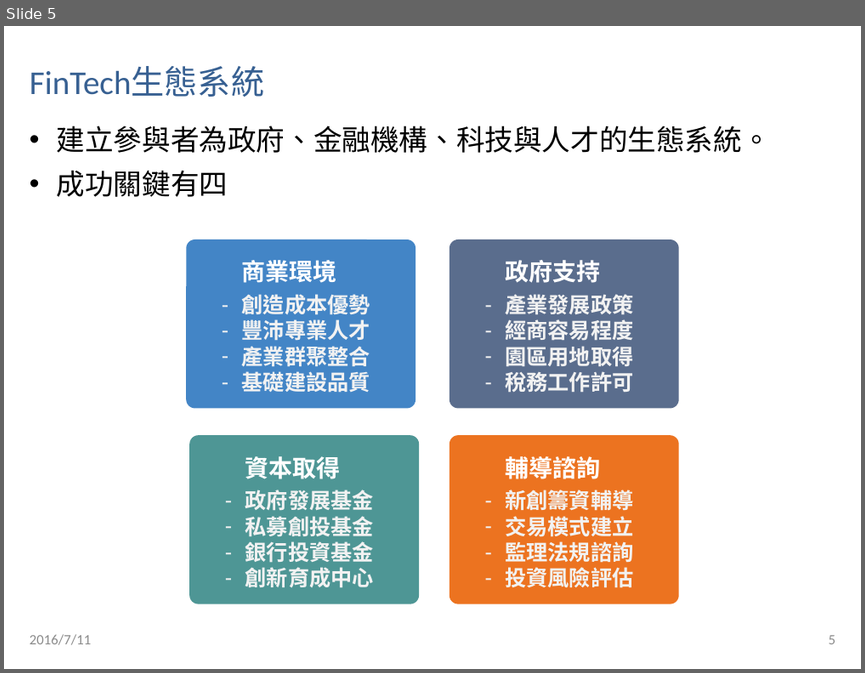
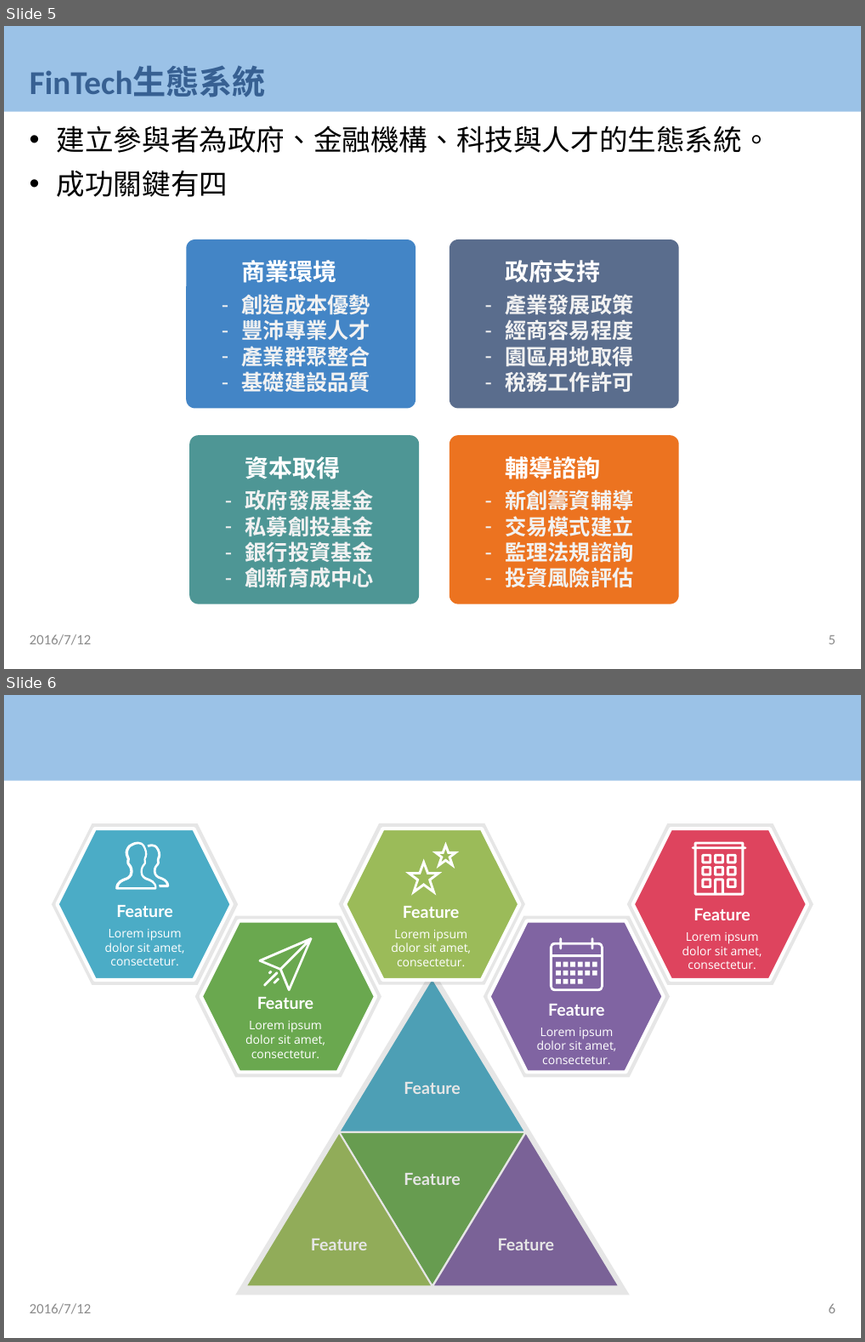
Before and after one commit to CpOuyang/custom, a slide deck: 20160712 - 金融科技白皮書(部會).pptx. Shown one above the other, each under a label of ours: slide 5 before the commit, slides 5 and 6 after it. The pictures are 865x673 and 865x1342 pixels, drawn with LibreOffice and Linux fonts; fonts in the diff are those of the drawing. Boxes give left, top, right and bottom in pixels: in the first picture for what was removed or moved away, otherwise in the second. Text is boxed around its words. In the diff, an @@ line names an element or a change of style, - is before the commit and + after.

```diff
--- a/20160712 - 金融科技白皮書(部會).pptx
+++ b/20160712 - 金融科技白皮書(部會).pptx
@@ slide 6 added at (4, 695, 861, 1338), background #FFFFFF; not listed: 1 template element that a slide beside it also shows @@
@@ hexagon added at (52, 823, 238, 985), fill #595959 at 15% opacity @@
@@ hexagon added at (57, 828, 232, 980), fill #4BACC6, outline #FFFFFF 3 pt @@
@@ freeform shape added at (115, 841, 169, 890), fill #FFFFFF @@
@@ hexagon added at (339, 823, 525, 985), fill #595959 at 15% opacity @@
@@ hexagon added at (345, 828, 520, 980), fill #9BBB59, outline #FFFFFF 3 pt @@
@@ freeform shape added at (405, 841, 458, 895), fill #FFFFFF @@
@@ hexagon added at (627, 823, 813, 985), fill #595959 at 15% opacity @@
@@ hexagon added at (633, 828, 808, 980), fill #DE445E, outline #FFFFFF 3 pt @@
@@ freeform shape added at (691, 841, 746, 895), fill #FFFFFF @@
@@ text added at (116, 905, 172, 917), 14 pt, text #FFFFFF, bold @@
+Feature
@@ hexagon added at (195, 916, 381, 1077), fill #595959 at 15% opacity @@
@@ hexagon added at (201, 920, 375, 1072), fill #6AA84F, outline #FFFFFF 3 pt @@
@@ text added at (403, 906, 459, 918), 14 pt, text #FFFFFF, bold @@
+Feature
@@ hexagon added at (483, 916, 669, 1077), fill #595959 at 15% opacity @@
@@ hexagon added at (489, 920, 664, 1072), fill #8064A2, outline #FFFFFF 3 pt @@
@@ text added at (693, 908, 749, 920), 14 pt, text #FFFFFF, bold @@
+Feature
@@ text added at (105, 929, 185, 965), 10 pt, text #FFFFFF @@
+Lorem ipsum dolor sit amet, consectetur.
@@ freeform shape added at (258, 937, 312, 991), fill #FFFFFF @@
@@ text added at (391, 930, 471, 966), 10 pt, text #FFFFFF @@
+Lorem ipsum dolor sit amet, consectetur.
@@ freeform shape added at (550, 937, 603, 991), fill #FFFFFF @@
@@ text added at (682, 932, 762, 969), 10 pt, text #FFFFFF @@
+Lorem ipsum dolor sit amet, consectetur.
@@ group added at (235, 970, 630, 1295): 5 triangles, 4 texts @@
+Feature
+Feature
+Feature
+Feature
@@ text added at (257, 997, 313, 1009), 14 pt, text #FFFFFF, bold @@
+Feature
@@ text added at (245, 1021, 325, 1058), 10 pt, text #FFFFFF @@
+Lorem ipsum dolor sit amet, consectetur.
@@ text added at (548, 1004, 604, 1015), 14 pt, text #FFFFFF, bold @@
+Feature
@@ text added at (537, 1027, 616, 1064), 10 pt, text #FFFFFF @@
+Lorem ipsum dolor sit amet, consectetur.
@@ text added at (30, 1303, 91, 1314), 12 pt, text #8C8C8C @@
+2016/7/12
@@ page number added at (828, 1304, 835, 1313), 12 pt, text #8C8C8C @@
+6
@@ slide 5 changed as well @@
@@ rectangle added at (4, 26, 861, 112), fill #9BC2E7 @@
@@ title "FinTech生態系統" at (30, 66, 266, 97): bold on @@
@@ text at (30, 634, 91, 645): text changed @@
-2016/7/11
+2016/7/12
```
Also in this commit, not shown: 40 other slides changed, 2 other slides added.
